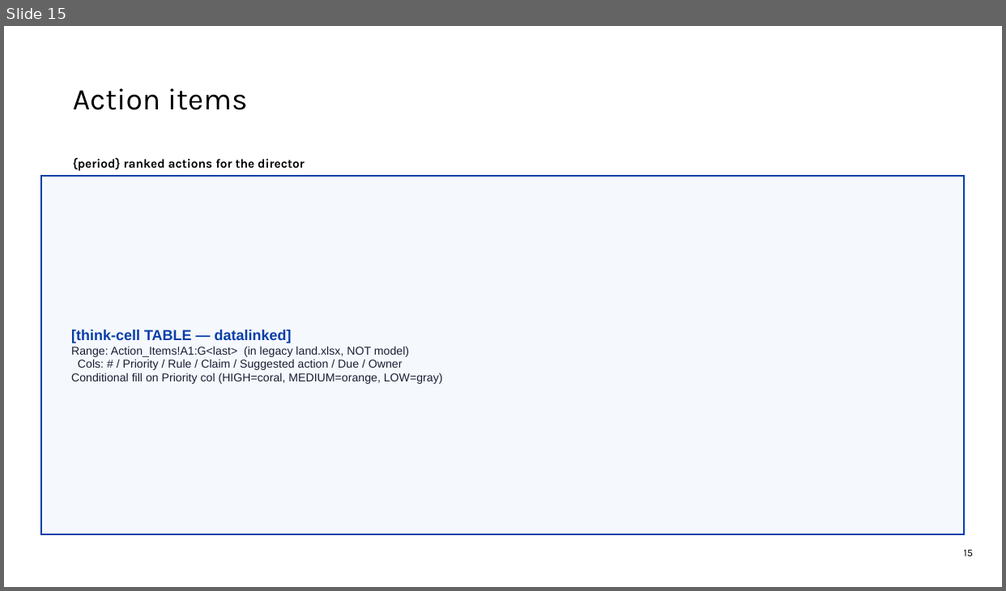
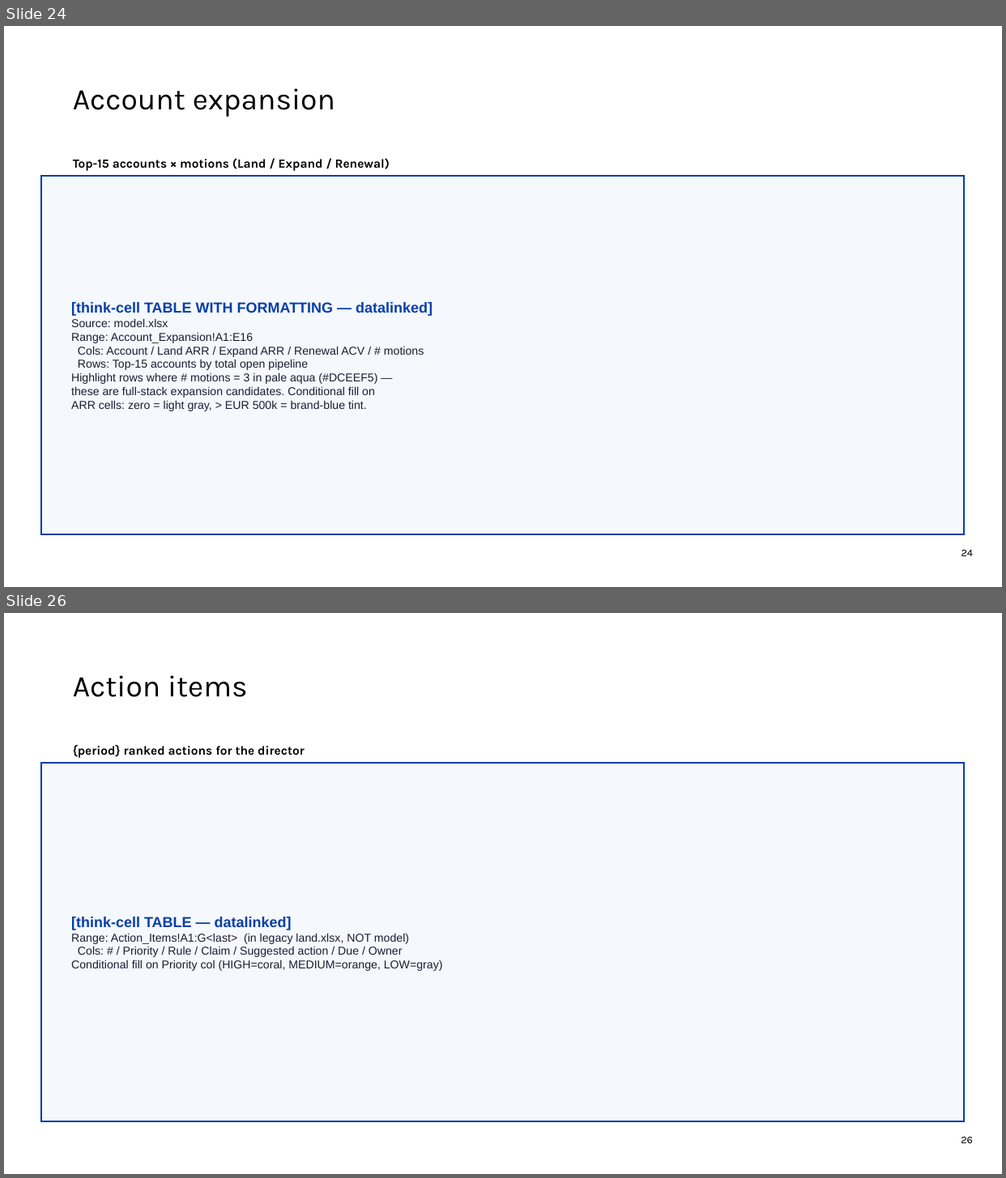
Before and after one commit to Andre-Profitt/sales-ops-copilot, a slide deck: assets/LAND_template.pptx. Shown one above the other, each under a label of ours: slide 15 before the commit, slides 24 and 26 after it; the slides between them are not shown. The pictures are 1006x591 and 1006x1178 pixels, drawn with LibreOffice and Linux fonts; fonts in the diff are those of the drawing; background and template pictures are left out. Boxes give left, top, right and bottom in pixels: in the first picture for what was removed or moved away, otherwise in the second. Text is boxed around its words. In the diff, an @@ line names an element or a change of style, - is before the commit and + after.

```diff
--- a/assets/LAND_template.pptx
+++ b/assets/LAND_template.pptx
@@ slide 24 added at [4, 26, 1002, 587], background #FFFFFF; not listed: 1 template element that a slide beside it also shows @@
@@ text added at [73, 88, 335, 117], 29 pt, text #000000 @@
+Account expansion
@@ text added at [73, 158, 390, 171], 12 pt, text #000000, bold @@
+Top-15 accounts × motions (Land / Expand / Renewal)
@@ rectangle added at [41, 176, 965, 535], fill #F5F8FD, outline #083EA7 1.5 pt, 11 pt, text #1A1D31 @@
+[think-cell TABLE WITH FORMATTING — datalinked]
+Source: model.xlsx
+Range: Account_Expansion!A1:E16
+Cols: Account / Land ARR / Expand ARR / Renewal ACV / # motions
+Rows: Top-15 accounts by total open pipeline
+Highlight rows where # motions = 3 in pale aqua (#DCEEF5) —
+these are full-stack expansion candidates. Conditional fill on
+ARR cells: zero = light gray, > EUR 500k = brand-blue tint.
@@ what was slide 15 is now slide 26 @@
@@ page number at [961, 1137, 973, 1144]: text changed @@
-15
+26
```
Also in this commit, not shown: 11 other slides added, 1 slide removed, 2 other files.
